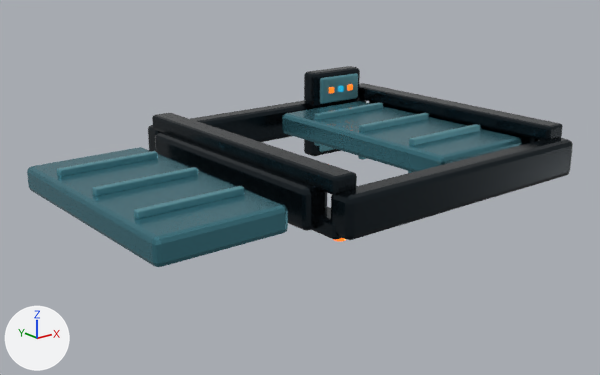
A saved change to the glTF model output/vertical_access_hatches/glb/05_square_sliding_bipartite.glb.
The view is the same before and after, from a 50 mm lens placed at (-2.105, -2.308, 0.799), pointed at (-0.275, -0.021, -0.115). Arrows for +X, +Y and +Z are at lower left; the lights stay in place. The picture after the commit comes second. Both versions are drawn at frame 60 of the action 'open_05_square_sliding_bipartite_panel_1'; the numbers are the values there.

In view in the first picture: 'Control_Top_Face', 'Control_Top_Housing', 'Frame_North.002', 'Frame_South.002', 'Frame_West.002', 'Sliding_Track_Left_Top', 'Sliding_Track_Right_Top', 'Square_Half_1', 'Square_Half_1_Top_Rib_0', 'Square_Half_1_Top_Rib_1', 'Square_Half_1_Top_Rib_2', 'Square_Half_2' and 7 more.
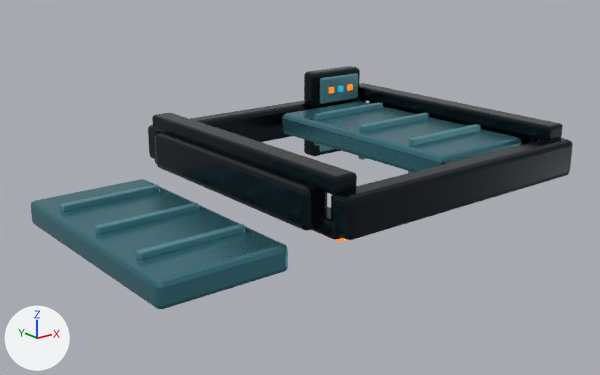
ob_sliding_panel_1 is not drawn itself; it is the parent of ob_square_half_1, ob_square_half_1_bottom_rib_0, ob_square_half_1_bottom_rib_1, ob_square_half_1_bottom_rib_2, ob_square_half_1_top_rib_0, ob_square_half_1_top_rib_1, ob_square_half_1_top_rib_2.

Changed parts and their boxes (x1, y1, x2, y2) in the pictures (600 x 375 px):
'Square_Half_1', moved: before (27, 147, 288, 267); after (31, 179, 288, 309)
'Square_Half_1_Top_Rib_0', moved: before (134, 186, 245, 219); after (137, 224, 245, 260)
'Square_Half_1_Top_Rib_1', moved: before (92, 167, 198, 196); after (95, 203, 199, 234)
'Square_Half_1_Top_Rib_2', moved: before (57, 151, 158, 176); after (60, 184, 160, 212)

The change, as a list of edits to the scene's bpy script:
```text
Change ob_sliding_panel_1:
    ob_sliding_panel_1.location: (-0.66, 0.0, -0.035) -> (-0.66, 0.0, -0.16)
```
